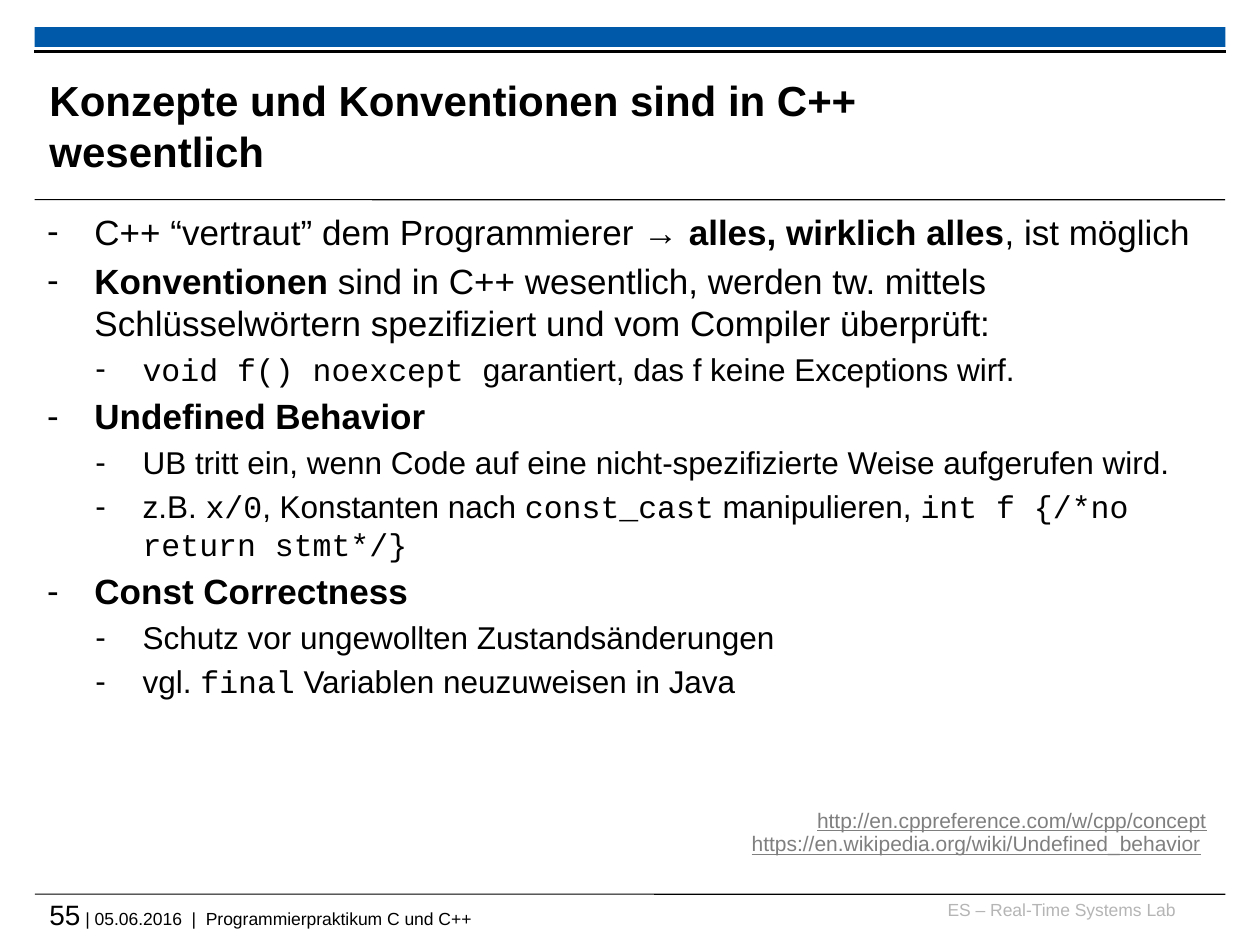
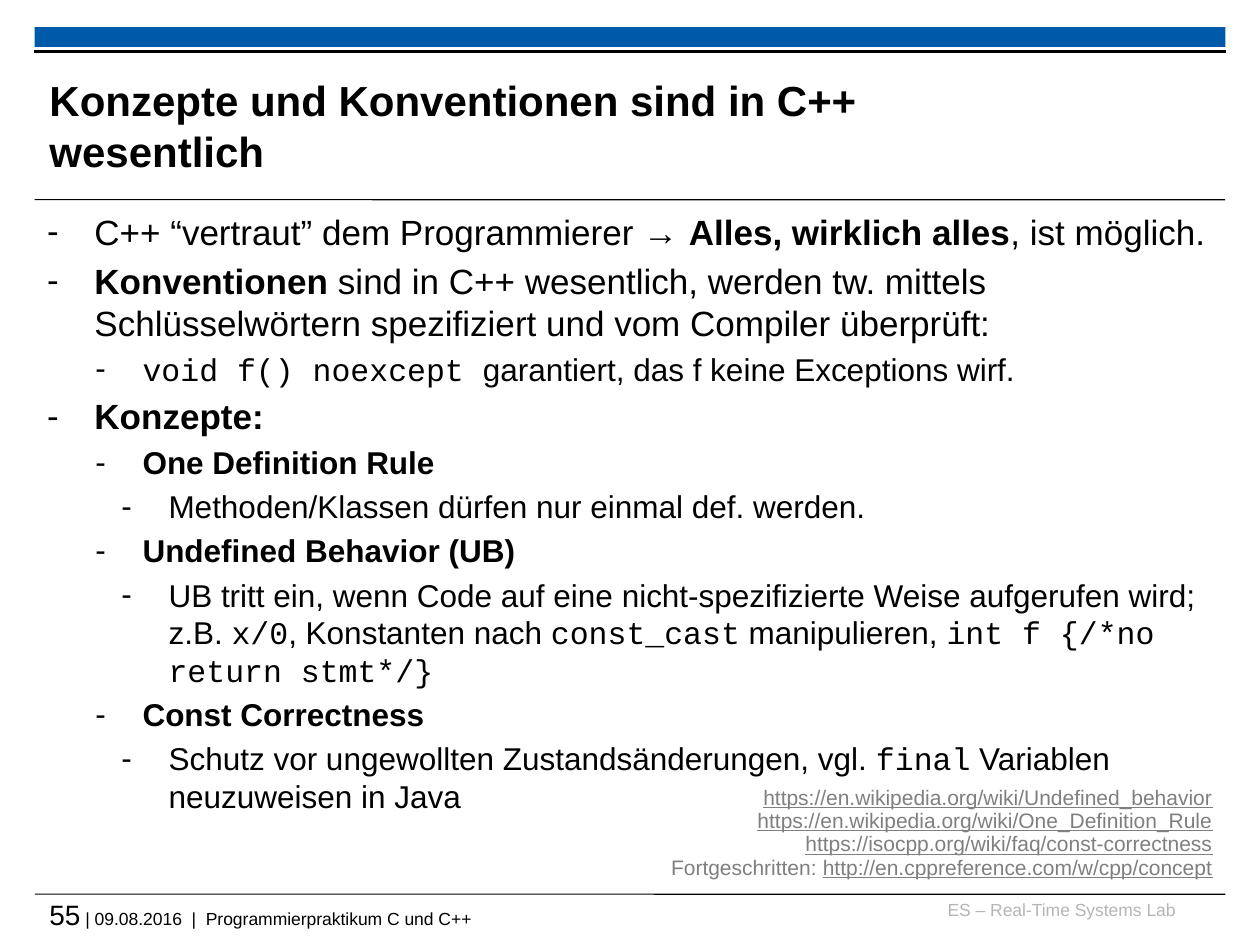
Before and after one commit to h82k/tud-cppp, a slide deck: slide 55 of cppp_lecture.pptx. Drawn at 1260x945 pixels with LibreOffice and Linux fonts; fonts in the diff are those of the drawing; background and template pictures are left out. Boxes give left, top, right and bottom in pixels: in the first picture for what was removed or moved away, otherwise in the second. Text is boxed around its words. In the diff, an @@ line names an element or a change of style, - is before the commit and + after.

```diff
--- a/cppp_lecture.pptx
+++ b/cppp_lecture.pptx
@@ text at (94,219,1205,252): text changed @@
-– C++ “vertraut” dem Programmierer → alles, wirklich alles, ist möglich
+– C++ “vertraut” dem Programmierer → Alles, wirklich alles, ist möglich.
@@ text at (94,405,1195,689): text changed @@
-– Undefined Behavior
-  – UB tritt ein, wenn Code auf eine nicht-spezifizierte Weise aufgerufen wird.
-  – z.B. x/0, Konstanten nach const_cast manipulieren, int f {/*no return stmt*/}
+– Konzepte:
+  – One Definition Rule
+    – Methoden/Klassen dürfen nur einmal def. werden.
+  – Undefined Behavior (UB)
+    – UB tritt ein, wenn Code auf eine nicht-spezifizierte Weise aufgerufen wird; z.B. x/0, Konstanten nach const_cast manipulieren, int f {/*no return stmt*/}
@@ text at (143,704,424,727): size 20 to 18 pt in "Const Correctness"; list level 1 to 2 in "Const Correctness" @@
@@ text at (169,747,1110,809): text changed @@
-  – Schutz vor ungewollten Zustandsänderungen
-  – vgl. final Variablen neuzuweisen in Java
+    – Schutz vor ungewollten Zustandsänderungen, vgl. final Variablen neuzuweisen in Java
@@ text "https://en.wikipedia.org/wiki/Undefined_behavior": place and size @@
-text "https://en.wikipedia.org/wiki/Undefined_behavior" at (752,813,1206,856)
+text "https://en.wikipedia.org/wiki/Undefined_behavior" at (671,790,1212,879)
@@ text at (671,813,1212,879): paragraphs added @@
+https://en.wikipedia.org/wiki/One_Definition_Rule
+https://isocpp.org/wiki/faq/const-correctness
+Fortgeschritten: http://en.cppreference.com/w/cpp/concept
@@ text at (817,813,1206,832): paragraph removed @@
-http://en.cppreference.com/w/cpp/concept
@@ text at (49,905,471,929): text changed @@
-55 | 05.06.2016 | Programmierpraktikum C und C++
+55 | 09.08.2016 | Programmierpraktikum C und C++
```
Also in this commit, not shown: 58 other slides changed, 1 slide added, 2 slides removed.
